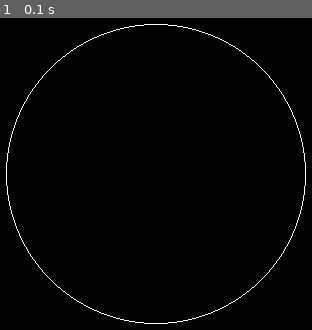
Above: before the commit, frame 1.
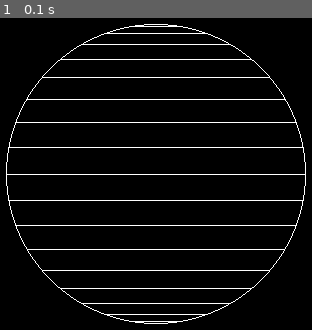
Above: after the commit, the same moment.

Repository: WIDZpy/2D_spher_on_pygame
Game: pygame game, started from src/main.py
The game is run twice, just before and just after one commit, with the same random seed, the same clock (stepped at 60 frames per second) and the same inputs.
Inputs:
- Up to frame 1 (0.1 s): no input

The runs differ from the first frame. In frame 1, 3.5% of the frame differs, in the area x 2-98%, y 2-98%.

Commit message:
fonctonement des paralléle

Diff:
--- a/src/main.py
+++ b/src/main.py
@@ -3,15 +3,27 @@
 
 
 class Sphere:
-	def __init__(self, window, distance, color1=None, color2=None, shape=(300, 300), width=1):
+	def __init__(self, window, distance, color1=None, color2=None, shape=300, width=1):
+		self.win = window
+		self.distence = distance
 		self.color1 = [255, 255, 255] if color1 is None else color1
 		self.color2 = [255, 255, 255] if color2 is None else color2
-		self.shape = shape
-		self.win = window
+		self.sphere_shape = shape
 		self.winsize = pg.display.get_window_size()
 		self.width = width
-		pg.draw.ellipse(self.win, self.color1, (winsize[0]/2-shape[0]/2, winsize[1]/2-shape[1]/2, shape[0], shape[1]),
-						self.width)
+		self.position = (winsize[0]/2, winsize[1]/2)
+		pg.draw.ellipse(self.win, self.color1, (winsize[0]/2-shape/2, winsize[1]/2-shape/2, shape, shape), self.width)
+
+	def draw_parallel(self, angle):
+		# triengle abc rectengle en a
+		angle = mt.radians(angle)
+		cb = self.sphere_shape/2
+		ba = cb * mt.sin(angle)
+		ca = mt.cos(angle) * cb
+		b = (self.position[0] + ca-1, self.position[1] + ba)
+		bprime = (self.position[0] - ca+1, self.position[1] + ba)
+		print(cb, ba, ca, b, bprime)
+		pg.draw.line(self.win, self.color2, b, bprime)
 
 
 if __name__ == '__main__':
@@ -21,7 +33,8 @@
 	pg.init()
 	win = pg.display.set_mode(winsize)
 	spher = Sphere(win, 100)
-
+	for loop in range(-90, 90, 10):
+		spher.draw_parallel(loop)
 	while run:
 		# pg.time.delay(16)  # 33ms ~= 30fps | 16ms ~= 60fps | multi-threading and gpu accel to be made, might not be needed
 		if pg.event.get(pg.QUIT):
